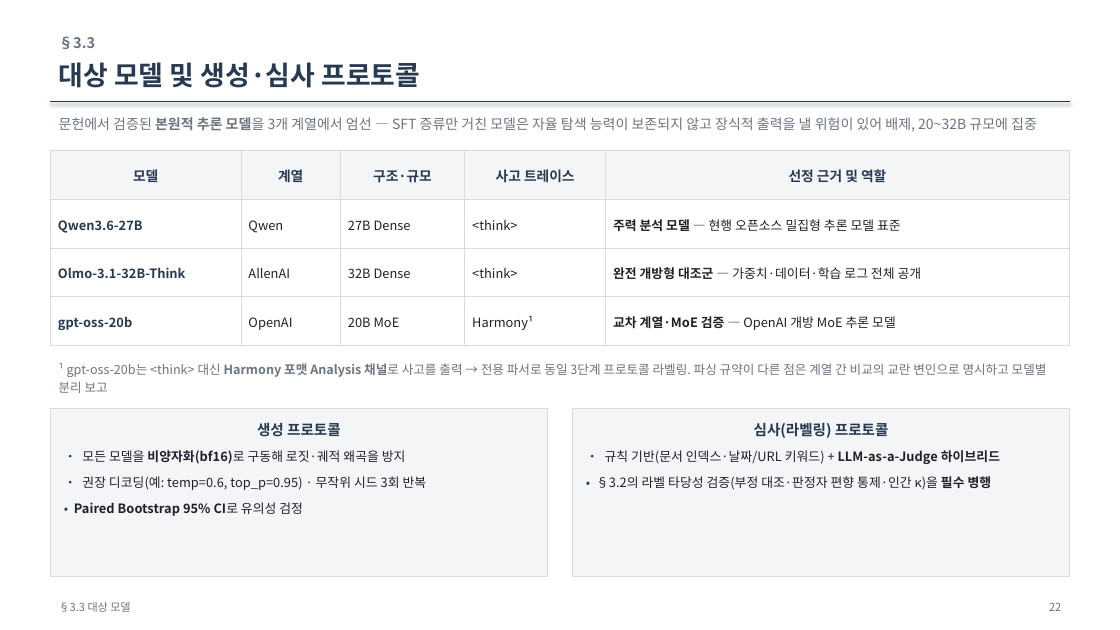
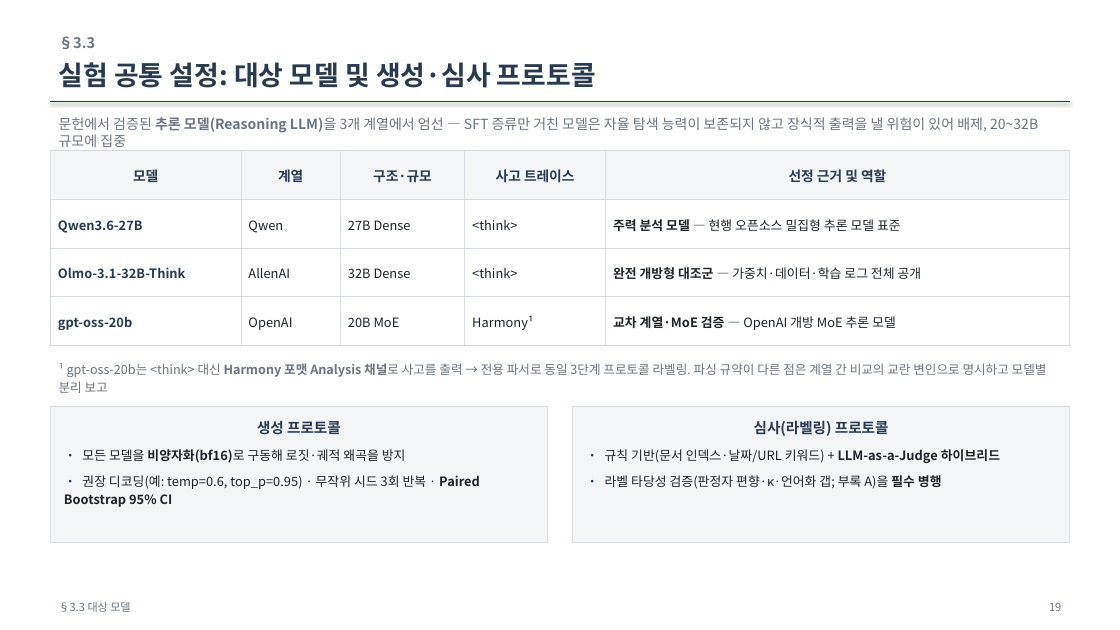
Before and after one commit to jin-ryu/temporal-conflict-qa, a slide deck: slide 19 of docs/ThinkConflict_연구보고.pptx (slide 22 before the commit). Drawn at 1120x630 pixels with LibreOffice and Linux fonts; fonts in the diff are those of the drawing. Boxes give left, top, right and bottom in pixels: in the first picture for what was removed or moved away, otherwise in the second. Text is boxed around its words. In the diff, an @@ line names an element or a change of style, - is before the commit and + after.

Commit message:
docs: ThinkConflict 계획서 대개편 — 진단 프레임워크를 1차 기여로 전면화(기여 목록·한줄요약 신설), 실험 재구성(귀속통제 통합·인과개입 truncation+resampling 한정, AIR-Gate/steering/attention/로드맵 제거), 지표·라벨타당성·측정규약 표준화, 실험결과 섹션 신설·References 스타일화·RQ/헤딩 순번 통일 + PPT 동기화

```diff
--- a/docs/ThinkConflict_연구보고.pptx
+++ b/docs/ThinkConflict_연구보고.pptx
@@ text at bbox=[59, 62, 596, 88]: text changed @@
-대상 모델 및 생성·심사 프로토콜
+실험 공통 설정: 대상 모델 및 생성·심사 프로토콜
@@ text at bbox=[59, 117, 1038, 147]: text changed @@
-문헌에서 검증된 본원적 추론 모델을 3개 계열에서 엄선 — SFT 증류만 거친 모델은 자율 탐색 능력이 보존되지 않고 장식적 출력을 낼 위험이 있어 배제, 20~32B 규모에 집중
+문헌에서 검증된 추론 모델(Reasoning LLM)을 3개 계열에서 엄선 — SFT 증류만 거친 모델은 자율 탐색 능력이 보존되지 않고 장식적 출력을 낼 위험이 있어 배제, 20~32B 규모에 집중
@@ rectangle "생성 프로토콜": place and size @@
-rectangle "생성 프로토콜" at bbox=[50, 408, 548, 576]
+rectangle "생성 프로토콜" at bbox=[50, 407, 548, 543]
@@ rectangle "심사(라벨링) 프로토콜": place and size @@
-rectangle "심사(라벨링) 프로토콜" at bbox=[573, 408, 1070, 576]
+rectangle "심사(라벨링) 프로토콜" at bbox=[573, 407, 1070, 543]
@@ text in rectangle at bbox=[64, 475, 480, 507]: text changed @@
-• 권장 디코딩(예: temp=0.6, top_p=0.95) · 무작위 시드 3회 반복
-• Paired Bootstrap 95% CI로 유의성 검정
+• 권장 디코딩(예: temp=0.6, top_p=0.95) · 무작위 시드 3회 반복 · Paired Bootstrap 95% CI
@@ text in rectangle at bbox=[605, 475, 942, 489]: text changed @@
-• §3.2의 라벨 타당성 검증(부정 대조·판정자 편향 통제·인간 κ)을 필수 병행
+• 라벨 타당성 검증(판정자 편향·κ·언어화 갭; 부록 A)을 필수 병행
@@ text at bbox=[1049, 603, 1061, 611]: text changed @@
-22
+19
```
Also in this commit, not shown: 17 other slides changed, 1 slide added, 2 slides removed, 2 other files.
